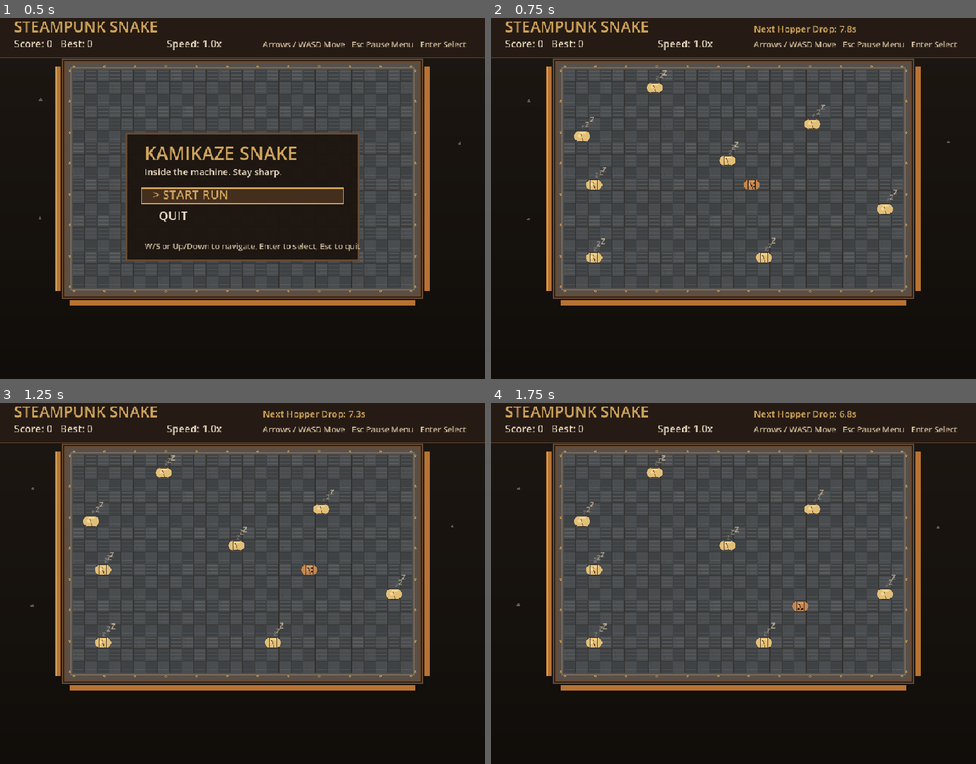
Above: before the commit, frames 1-4 (two rows, left to right).
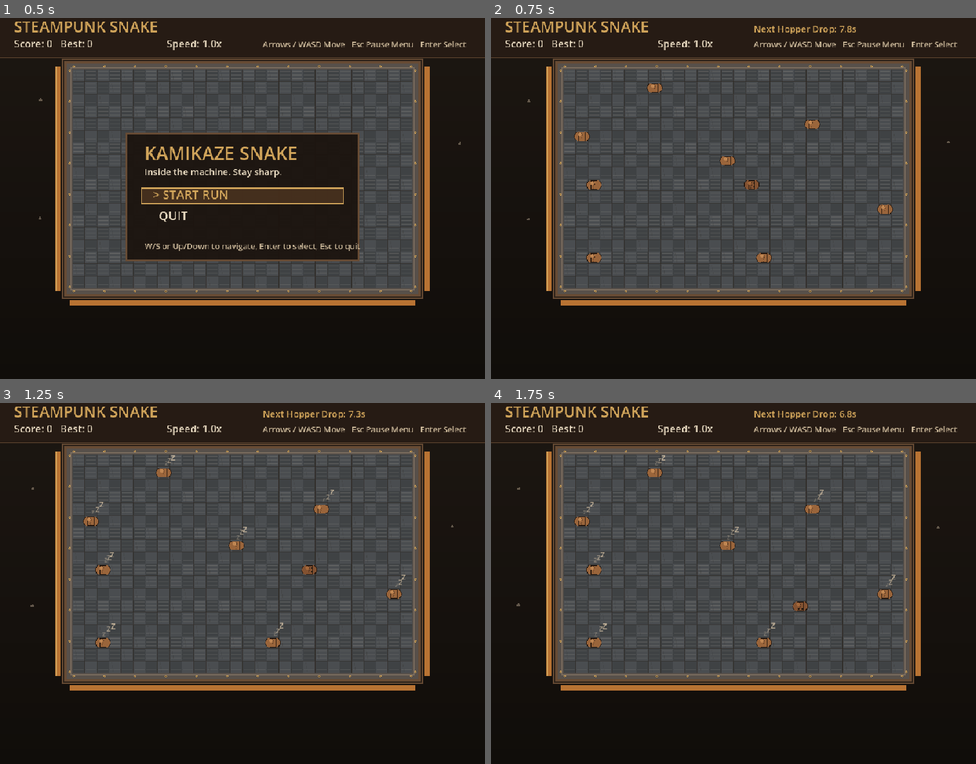
Above: after the commit, the same moments.

Repository: weitero/deja-brew
Game: Godot game, scene res://scenes/levels/snake_game.tscn
Two runs of this game, one before a commit and one after it. Both use one fixed random seed, a clock stepped at 60 frames per second and the inputs below.
Inputs:
- Up to frame 1 (0.5 s): no input
- Up to frame 2 (0.75 s): tap Enter at 0.5, 0.6 s; hold Right (ui_right) from 0.53 s (still down)
- Up to frame 3 (1.25 s): keep holding Right (ui_right); tap Space at 0.77 s; tap Keypad Enter at 0.8 s
- Up to frame 4 (1.75 s): release Right (ui_right) at 1.28 s; hold Down (ui_down) from 1.28 s (still down); tap Keypad Enter at 1.35 s; tap Space at 1.52 s; tap Enter at 1.55 s

Frame 1 is identical in both runs. In frame 2, 0.8% of the frame differs, in the area x 17-84%, y 14-68%; in frame 3, 0.7%; in frame 4, 0.7%.

Commit message:
feat: enhance bean spawning mechanics and improve drawing visuals

Diff:
--- a/scripts/systems/snake_game.gd
+++ b/scripts/systems/snake_game.gd
@@ -19,12 +19,17 @@
 const COLOR_COPPER := Color("b87333")
 const COLOR_BRASS := Color("d0a45a")
 const COLOR_STEAM := Color("d7c3a6", 0.4)
-const COLOR_SNAKE_BODY := Color("91613b")
-const COLOR_SNAKE_HIGHLIGHT := Color("d7a16c")
-const COLOR_SNAKE_HEAD := Color("c4864f")
-const COLOR_FOOD := Color("e2bf77")
+const COLOR_SNAKE_BODY := Color("6e4328")
+const COLOR_SNAKE_HIGHLIGHT := Color("a76a3b")
+const COLOR_SNAKE_HEAD := Color("835231")
+const COLOR_FOOD := Color("9a653b")
 const COLOR_TEXT := Color("e6d8bf")
 const COLOR_DANGER := Color("d36641")
+const BEAN_SPAWN_SHADOW := 0.10
+const BEAN_SPAWN_APPEAR := 0.10
+const BEAN_SPAWN_BOUNCE := 0.14
+const BEAN_SPAWN_SETTLE := 0.08
+const BEAN_SPAWN_TOTAL := BEAN_SPAWN_SHADOW + BEAN_SPAWN_APPEAR + BEAN_SPAWN_BOUNCE + BEAN_SPAWN_SETTLE
 
 var board_origin := Vector2.ZERO
 var board_size := Vector2.ZERO
@@ -59,6 +64,7 @@
 var wake_pulses: Array[Dictionary] = []
 var bean_spawn_timer := 0.0
 var bean_trickle_interval := 8.0
+var bean_spawn_age: Dictionary = {}
 
 func _ready() -> void:
 	rng.randomize()
@@ -75,6 +81,7 @@
 	snake.clear()
 	idle_beans.clear()
 	wake_pulses.clear()
+	bean_spawn_age.clear()
 	bean_spawn_timer = 0.0
 	game_state = GameState.START_MENU
 
@@ -93,10 +100,14 @@
 	direction = Vector2i.RIGHT
 	next_direction = Vector2i.RIGHT
 	idle_beans.clear()
+	bean_spawn_age.clear()
 	spawn_idle_beans(rng.randi_range(8, 15))
 	bean_spawn_timer = 0.0
 	wake_pulses.clear()
 	queue_redraw()
+
+func bean_key(cell: Vector2i) -> String:
+	return "%d:%d" % [cell.x, cell.y]
 
 func spawn_wake_pulse(cell: Vector2i) -> void:
 	var center := grid_to_pixel(cell) + Vector2(CELL_SIZE * 0.5, CELL_SIZE * 0.5)
@@ -134,6 +145,7 @@
 	for i: int in range(idle_beans.size()):
 		if idle_beans[i] == cell:
 			idle_beans.remove_at(i)
+			bean_spawn_age.erase(bean_key(cell))
 			return true
 	return false
 
@@ -158,6 +170,7 @@
 			continue
 		occupied[candidate] = true
 		idle_beans.append(candidate)
+		bean_spawn_age[bean_key(candidate)] = 0.0
 		spawned += 1
 
 func _unhandled_input(event: InputEvent) -> void:
@@ -265,19 +278,9 @@
 func in_bounds(cell: Vector2i) -> bool:
 	return cell.x >= 0 and cell.y >= 0 and cell.x < GRID_SIZE.x and cell.y < GRID_SIZE.y
 
-func is_cell_blocked(cell: Vector2i, grows: bool) -> bool:
+func is_cell_blocked(cell: Vector2i, _grows: bool) -> bool:
 	if not in_bounds(cell):
 		return true
-
-	# Moving into the current tail cell is allowed if the snake does not grow this step.
-	var body_limit := snake.size()
-	if not grows:
-		body_limit -= 1
-
-	for i: int in range(body_limit):
-		if snake[i] == cell:
-			return true
-
 	return false
 
 func rotate_left(dir: Vector2i) -> Vector2i:
@@ -359,6 +362,10 @@
 	queue_redraw()
 
 func _process(delta: float) -> void:
+	for key: String in bean_spawn_age.keys():
+		var age: float = float(bean_spawn_age[key]) + delta
+		bean_spawn_age[key] = minf(age, BEAN_SPAWN_TOTAL)
+
 	for i: int in range(wake_pulses.size() - 1, -1, -1):
 		wake_pulses[i]["ttl"] = float(wake_pulses[i]["ttl"]) - delta
 		if float(wake_pulses[i]["ttl"]) <= 0.0:
@@ -473,21 +480,49 @@
 	var ticks := float(Time.get_ticks_msec()) * 0.001
 	for bean in idle_beans:
 		var top_left := grid_to_pixel(bean)
-		draw_coffee_bean(
-			top_left,
-			COLOR_FOOD,
-			Color("f1d798"),
-			Color("6a4a2d")
-		)
-
-		# Idle bean marker: drifting zzz glyphs.
 		var center := top_left + Vector2(CELL_SIZE * 0.5, CELL_SIZE * 0.5)
-		for i: int in range(3):
-			var t := ticks + float(i) * 0.37 + float(bean.x * 11 + bean.y * 7) * 0.03
-			var drift := Vector2(float(i) * 7.0 + sin(t * 2.2) * 2.0, -12.0 - float(i) * 6.0 - fmod(t * 10.0, 5.0))
-			var alpha := 0.35 + float(i) * 0.22
-			var z_col := Color(COLOR_STEAM.r, COLOR_STEAM.g, COLOR_STEAM.b, alpha)
-			draw_string(hud_font, center + drift, "z", HORIZONTAL_ALIGNMENT_LEFT, -1, 14 + i * 3, z_col)
+		var age: float = float(bean_spawn_age.get(bean_key(bean), BEAN_SPAWN_TOTAL))
+		var y_offset := 0.0
+		var alpha := 1.0
+
+		if age < BEAN_SPAWN_SHADOW:
+			var shadow_t := age / BEAN_SPAWN_SHADOW
+			var shadow_w := lerpf(3.0, CELL_SIZE * 0.72, shadow_t)
+			var shadow_h := lerpf(1.0, 4.0, shadow_t)
+			var shadow_col := Color(0.08, 0.06, 0.04, lerpf(0.12, 0.36, shadow_t))
+			draw_rect(Rect2(center + Vector2(-shadow_w * 0.5, CELL_SIZE * 0.36), Vector2(shadow_w, shadow_h)), shadow_col, true)
+			continue
+
+		if age < BEAN_SPAWN_SHADOW + BEAN_SPAWN_APPEAR:
+			var appear_t := (age - BEAN_SPAWN_SHADOW) / BEAN_SPAWN_APPEAR
+			y_offset = lerpf(-8.0, -2.0, appear_t)
+			alpha = appear_t
+		elif age < BEAN_SPAWN_SHADOW + BEAN_SPAWN_APPEAR + BEAN_SPAWN_BOUNCE:
+			var bounce_t := (age - BEAN_SPAWN_SHADOW - BEAN_SPAWN_APPEAR) / BEAN_SPAWN_BOUNCE
+			if bounce_t < 0.5:
+				y_offset = lerpf(-2.0, 3.0, bounce_t * 2.0)
+			else:
+				y_offset = lerpf(3.0, 0.0, (bounce_t - 0.5) * 2.0)
+		else:
+			var settle_t := (age - BEAN_SPAWN_SHADOW - BEAN_SPAWN_APPEAR - BEAN_SPAWN_BOUNCE) / BEAN_SPAWN_SETTLE
+			y_offset = lerpf(0.7, 0.0, clampf(settle_t, 0.0, 1.0))
+
+		var shadow_alpha := 0.24 if age >= BEAN_SPAWN_SHADOW + BEAN_SPAWN_APPEAR else 0.15
+		draw_rect(Rect2(center + Vector2(-CELL_SIZE * 0.34, CELL_SIZE * 0.36), Vector2(CELL_SIZE * 0.68, 3.0)), Color(0.09, 0.07, 0.05, shadow_alpha), true)
+
+		var fill_col := Color(COLOR_FOOD.r, COLOR_FOOD.g, COLOR_FOOD.b, alpha)
+		var hi_col := Color(0.77, 0.54, 0.33, alpha)
+		var seam_col := Color(0.25, 0.16, 0.10, alpha)
+		draw_coffee_bean(top_left + Vector2(0.0, y_offset), fill_col, hi_col, seam_col)
+
+		# Only fully-settled beans emit the idle zzz marker.
+		if age >= BEAN_SPAWN_TOTAL:
+			for i: int in range(3):
+				var t := ticks + float(i) * 0.37 + float(bean.x * 11 + bean.y * 7) * 0.03
+				var drift := Vector2(float(i) * 7.0 + sin(t * 2.2) * 2.0, -12.0 - float(i) * 6.0 - fmod(t * 10.0, 5.0))
+				var z_alpha := 0.35 + float(i) * 0.22
+				var z_col := Color(COLOR_STEAM.r, COLOR_STEAM.g, COLOR_STEAM.b, z_alpha)
+				draw_string(hud_font, center + drift, "z", HORIZONTAL_ALIGNMENT_LEFT, -1, 14 + i * 3, z_col)
 
 func draw_wake_pulses() -> void:
 	for pulse in wake_pulses:
@@ -511,7 +546,7 @@
 		var top_left := grid_to_pixel(segment)
 		var body_color := COLOR_SNAKE_HEAD if i == 0 else COLOR_SNAKE_BODY
 		var highlight := COLOR_SNAKE_HIGHLIGHT if i == 0 else COLOR_COPPER
-		var seam_color := Color("3a2718") if i == 0 else Color("4b3321")
+		var seam_color := Color("2f1c11") if i == 0 else Color("3a2416")
 
 		draw_coffee_bean(top_left, body_color, highlight, seam_color)
 
@@ -533,25 +568,53 @@
 
 func draw_coffee_bean(top_left: Vector2, fill: Color, highlight: Color, seam: Color) -> void:
 	var center := top_left + Vector2(CELL_SIZE * 0.5, CELL_SIZE * 0.5)
-	var radius_x := CELL_SIZE * 0.34
-	var radius_y := CELL_SIZE * 0.40
-
-	# Bean silhouette built from a core plus rounded ends.
-	draw_rect(Rect2(center + Vector2(-radius_x + 2.0, -radius_y), Vector2(radius_x * 2.0 - 4.0, radius_y * 2.0)), fill, true)
-	draw_circle(center + Vector2(-radius_x + 2.0, 0.0), radius_y, fill)
-	draw_circle(center + Vector2(radius_x - 2.0, 0.0), radius_y, fill)
-
-	# Metallic warm highlight.
-	draw_rect(Rect2(center + Vector2(-radius_x + 4.0, -radius_y + 2.0), Vector2(radius_x * 1.45, 3.0)), highlight, true)
-	draw_circle(center + Vector2(-radius_x + 3.0, -1.0), 3.0, highlight)
-
-	# Center groove for coffee-bean identity.
-	for j: int in range(5):
-		var offset := -4.0 + float(j) * 2.0
-		draw_line(center + Vector2(offset * 0.35, -6.0 + float(j) * 3.0), center + Vector2(offset * 0.65, -2.5 + float(j) * 3.0), seam, 1.0)
-
-	# Pixel-ish border.
-	draw_rect(Rect2(center + Vector2(-radius_x + 1.0, -radius_y), Vector2(radius_x * 2.0 - 2.0, radius_y * 2.0)), Color(0.16, 0.11, 0.08, 0.85), false, 1.0)
+	var radius_x := CELL_SIZE * 0.33
+	var radius_y := CELL_SIZE * 0.39
+	var edge_col := Color(0.14, 0.09, 0.06, fill.a)
+	var left_center := center + Vector2(-radius_x + 2.4, 0.0)
+	var right_center := center + Vector2(radius_x - 2.4, 0.0)
+
+	# Bean body: two lobes and a center bridge for a natural bean silhouette.
+	draw_circle(left_center, radius_y, fill)
+	draw_circle(right_center, radius_y, fill)
+	draw_rect(
+		Rect2(
+			center + Vector2(-radius_x + 2.4, -radius_y + 1.2),
+			Vector2((radius_x - 2.4) * 2.0, (radius_y - 1.2) * 2.0)
+		),
+		fill,
+		true
+	)
+
+	# Edge darkening makes the bean read as rounded and glossy.
+	draw_arc(left_center, radius_y, PI * 0.72, PI * 1.35, 14, edge_col, 1.2)
+	draw_arc(right_center, radius_y, -PI * 0.35, PI * 0.35, 14, edge_col, 1.2)
+	draw_rect(
+		Rect2(
+			center + Vector2(-radius_x + 1.8, -radius_y + 0.8),
+			Vector2((radius_x - 1.8) * 2.0, (radius_y - 0.8) * 2.0)
+		),
+		edge_col,
+		false,
+		1.0
+	)
+
+	# Soft specular highlight on the upper-left, like polished roast surface.
+	draw_circle(center + Vector2(-4.0, -3.6), 3.4, Color(highlight.r, highlight.g, highlight.b, highlight.a * 0.9))
+	draw_rect(
+		Rect2(center + Vector2(-7.0, -6.6), Vector2(8.4, 2.2)),
+		Color(highlight.r, highlight.g, highlight.b, highlight.a * 0.55),
+		true
+	)
+
+	# Curved center crack (bean seam).
+	var seam_top := center + Vector2(-0.8, -7.2)
+	for j: int in range(7):
+		var jy := float(j)
+		var xwobble := sin(jy * 0.9) * 1.2
+		var p0 := seam_top + Vector2(xwobble, jy * 2.2)
+		var p1 := seam_top + Vector2(xwobble + 0.6, jy * 2.2 + 1.3)
+		draw_line(p0, p1, seam, 1.1)
 
 func draw_hud() -> void:
 	var viewport_size := get_viewport_rect().size
